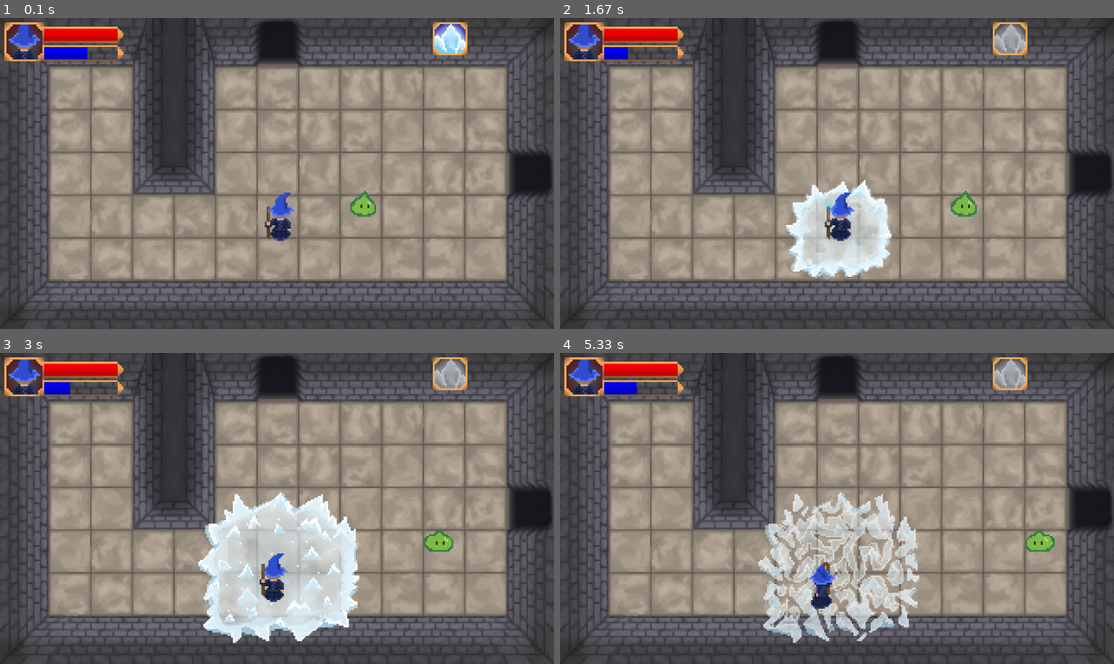
Above: before the commit, frames 1-4 (two rows, left to right).
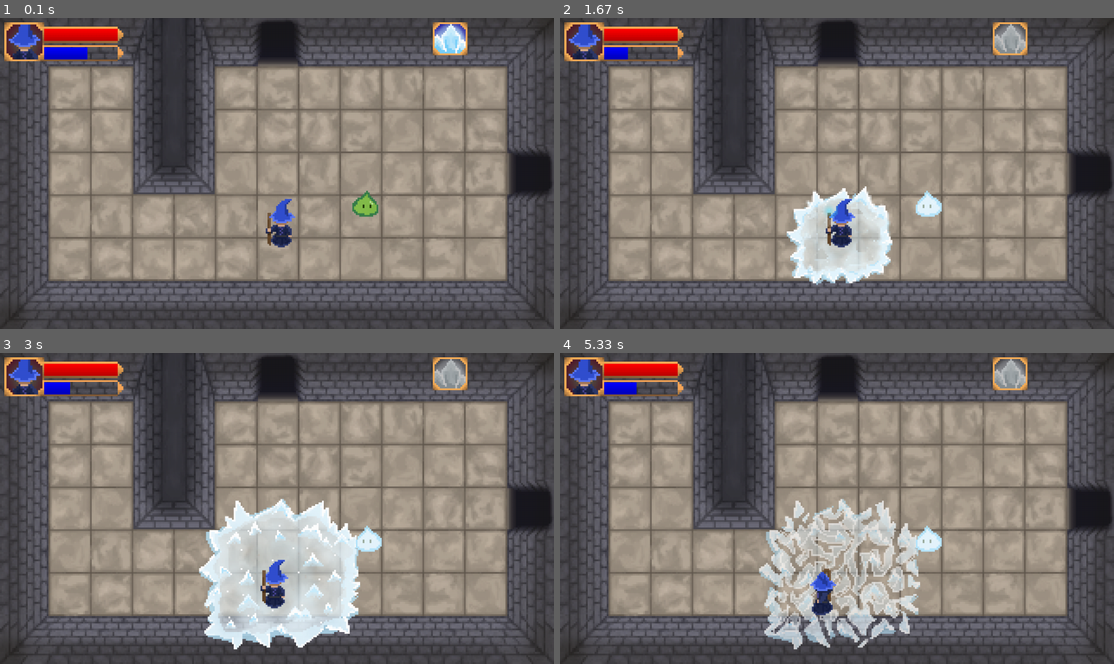
Above: after the commit, the same moments.

Repository: wmunsch/CS183-Group-Game
Game: pygame game, started from engine_Will.py
Two runs of this game, one before a commit and one after it. Both use one fixed random seed, a clock stepped at 60 frames per second and the inputs below.
Inputs:
- Up to frame 1 (0.1 s): no input
- Up to frame 2 (1.67 s): tap 3 at 0.33 s
- Up to frame 3 (3 s): hold Right 1.67-2.13 s; tap 2 at 1.82 s; hold Left 2.17-2.7 s; tap 3 at 2.32 s; hold Down from 2.73 s (still down)
- Up to frame 4 (5.33 s): release Down at 3.03 s; hold Left 3.07-3.47 s; tap 2 at 3.22, 4.72 s; hold Up 3.5-3.87 s; tap 3 at 3.65, 5.12 s; hold Right 3.9-4.53 s; hold Down 4.57-4.93 s; hold Left from 4.97 s (still down)

The runs differ from the first frame. In frame 1, 0.7% of the frame differs, in the area x 47-69%, y 55-74%; in frame 2, 3.0%; in frame 3, 5.1%; in frame 4, 7.4%, in the area x 35-90%, y 44-96%.

Commit message:
Add files via upload

Diff:
--- a/engine_Will.py
+++ b/engine_Will.py
@@ -29,6 +29,7 @@
         self.animation_speed = 10
         self.animation_speed = self.animation_speed
         self.rect = self.surf.get_rect()
+        self.rect = self.rect.inflate(-5,-30)
         self.rect.move_ip(600,400) #player spawn point
         self.walk_up_ani = [pygame.transform.scale(pygame.image.load('graphics/player_walking_upF1.png'),(92,124)),
             pygame.transform.scale(pygame.image.load('graphics/player_walking_upF2.png'),(92,124)),
@@ -238,15 +239,26 @@
             pygame.transform.scale(pygame.image.load('graphics/slimerightF2.png'),(68,60)),
             pygame.transform.scale(pygame.image.load('graphics/slimerightF3.png'),(68,60)),
             pygame.transform.scale(pygame.image.load('graphics/slimerightF4.png'),(68,60))]
-        for i in range(0,2):
+        self.frozen_right = pygame.transform.scale(pygame.image.load('graphics/slimefrozenright.png'),(68,60))
+        self.frozen_left = pygame.transform.scale(pygame.image.load('graphics/slimefrozenleft.png'),(68,60))
+        for i in range(0,4):
             self.walk_left_ani[i] = self.walk_left_ani[i].convert_alpha()
             self.walk_right_ani[i] = self.walk_right_ani[i].convert_alpha()
+        self.frozen_right = self.frozen_right.convert_alpha()
+        self.frozen_left = self.frozen_left.convert_alpha()
+
         self.direction = 0
         self.current_frame = 0
         self.time = 0
+        self.frozen = False
+        self.speed = 2
+        self.frozenCounter = 0
+        self.distance = 50
+        self.newInstruction = False
+
 
     def moveLeft(self):
-        self.leftspeed = 1
+        self.leftspeed = self.speed
         self.rect.move_ip(-self.leftspeed, 0)
         self.time += 1
         if (self.time % 12 == 0):
@@ -257,7 +269,7 @@
         self.surf = self.walk_left_ani[self.current_frame]
 
     def moveRight(self):
-        self.rightspeed = 1
+        self.rightspeed = self.speed
         self.rect.move_ip(self.rightspeed, 0)
         self.time += 1
         if (self.time % 12 == 0):
@@ -268,6 +280,8 @@
         self.surf = self.walk_right_ani[self.current_frame]
 
     def update(self):
+        self.distance -=1
+        print (self.distance)
         if self.direction == 0:
             if (checkCollision(pygame.sprite.Sprite, self,currentroom.wallRight1) or checkCollision(pygame.sprite.Sprite, self,currentroom.wallRight2)):
                 self.direction = 1
@@ -278,6 +292,24 @@
                 self.direction = 0
             else:
                 self.moveLeft()
+        if self.distance == 0:
+            self.newInstruction = True
+
+        if self.frozen == True:
+            if (self.direction == 0):
+                self.surf = self.frozen_right
+            else:
+                self.surf = self.frozen_left
+            self.frozenCounter +=1
+            if (self.frozenCounter == 10):
+                self.frozen = False
+                self.frozenCounter = 0
+                self.speed = 1
+        if (self.newInstruction ==True):
+            self.distance = random.randint(100,200)
+            self.direction = random.randint(0,1)
+            self.newInstruction = False
+
 
 class Key(pygame.sprite.Sprite):
     def __init__(self):
@@ -315,16 +347,19 @@
         self.frameOn = 0
         self.castingTime = 0
         self.counter = 0
+        self.canFreeze = False
     def update(self):
 ############starts the animation##############
         self.castingTime += 1
         if (self.castingTime % 7 == 0):
+            self.canFreeze = True
             #if (self.frameOn == 0):
             if (self.frameOn < 7):
                 self.frameOn +=1
                 self.surf = self.animation[self.frameOn]
 
             elif(self.frameOn >6 and self.frameOn < 12):
+
                 self.counter +=1
                 if (self.counter % 5 == 0):
                     self.surf = self.animation[self.frameOn]
@@ -338,6 +373,7 @@
                 self.castingTime = 0
                 self.counter = 0
                 player.castingIceNova = False
+                self.canFreeze = False
                 #self.surf = null#self.animation[self.frameOn]
 
 class Wall(pygame.sprite.Sprite):
@@ -657,6 +693,29 @@
                 changeRooms(secondroom)
             player.rect.move_ip(1020,0)
 
+
+################Spell collision with slime ###########################
+        if (checkCollision(pygame.sprite.Sprite, icenova, slime1)):
+            if (icenova.canFreeze == True):
+                slime1.frozen = True
+                slime1.speed = 0
+
+############### Player Collision with slime ##########################
+        if (checkCollision(pygame.sprite.Sprite, player,slime1)):
+            if (slime1.frozen == True):
+                if (player.direction == 1):
+                    player.upspeed =0
+                    player.rect.move_ip(0, 1)
+                if (player.direction==2):
+                    player.rightspeed = 0
+                    player.rect.move_ip(-1, 0)
+                if (player.direction==3):
+                    player.downspeed = 0
+                    player.rect.move_ip(0, -1)
+                if (player.direction ==4):
+                    player.leftspeed =0
+                    player.rect.move_ip(1, 0)
+
         player.update(pressed_keys) ###this calls the update method in player which checks for keypresses and handles movement/attacks
         slime1.update()
         #use the following for collision detection between player and enemies
